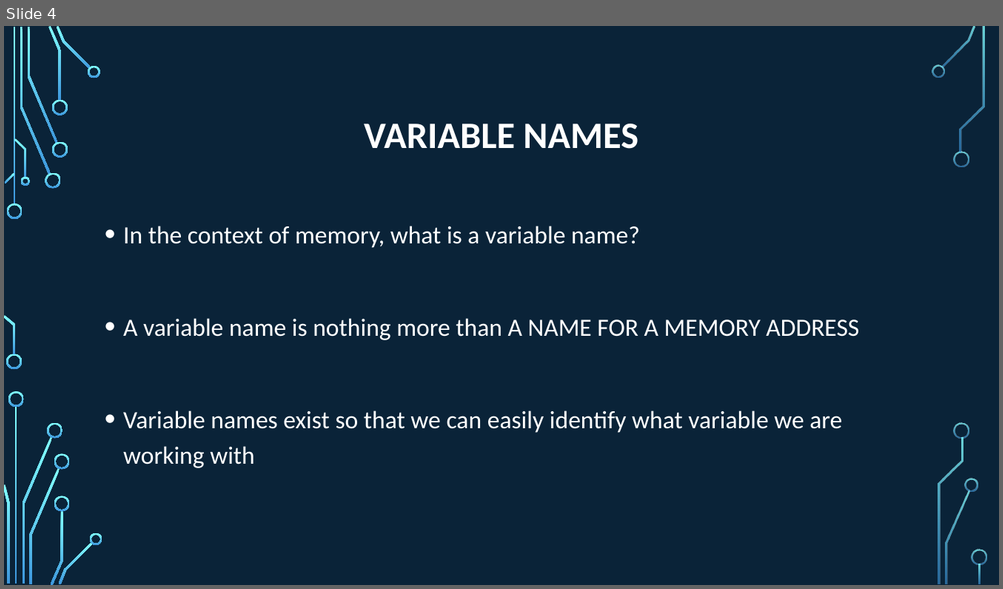
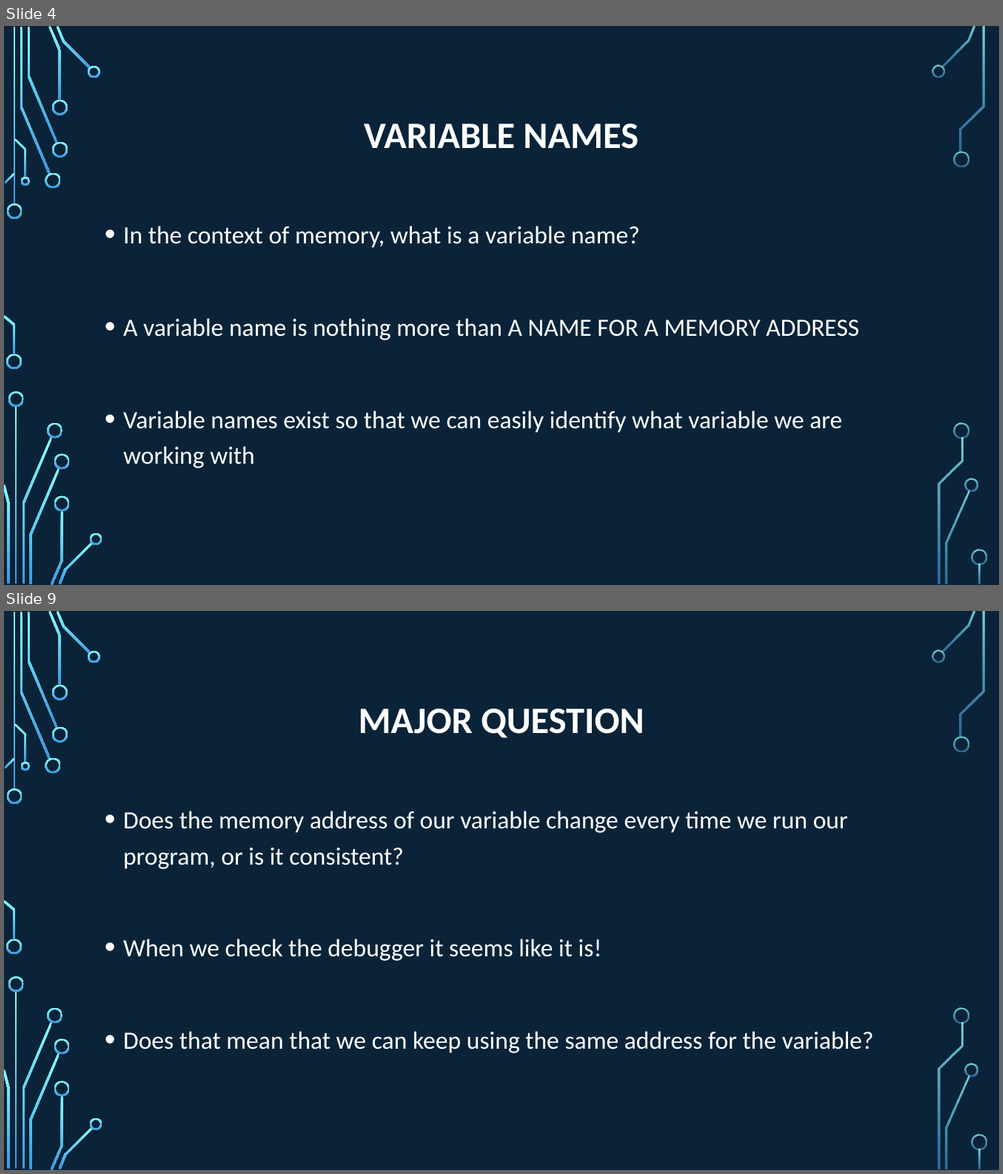
Before and after one commit to psypdt/ZIS_C-_Summer_Course_2019, a slide deck: Day_5/Day_5.pptx. Shown one above the other, each under a label of ours: slide 4 before the commit, slides 4 and 9 after it; the slides between them are not shown. The pictures are 1003x589 and 1003x1174 pixels, drawn with LibreOffice and Linux fonts; fonts in the diff are those of the drawing; background and template pictures are left out. Boxes give left, top, right and bottom in pixels: in the first picture for what was removed or moved away, otherwise in the second. Text is boxed around its words. In the diff, an @@ line names an element or a change of style, - is before the commit and + after.

```diff
--- a/Day_5/Day_5.pptx
+++ b/Day_5/Day_5.pptx
@@ slide 9 added at (4,611,999,1170), background picture (left out); not listed: 36 template elements that a slide beside it also shows @@
@@ title added at (358,709,643,738), 36 pt, text #FFFFFF, bold @@
+MAJOR QUESTION
@@ text added at (123,811,874,1054), 24 pt, text #FFFFFF @@
+• Does the memory address of our variable change every time we run our program, or is it consistent?
+• When we check the debugger it seems like it is!
+• Does that mean that we can keep using the same address for the variable?
```
Also in this commit, not shown: 2 slides changed, 23 other slides added, 1 slide removed, 1 other file.
